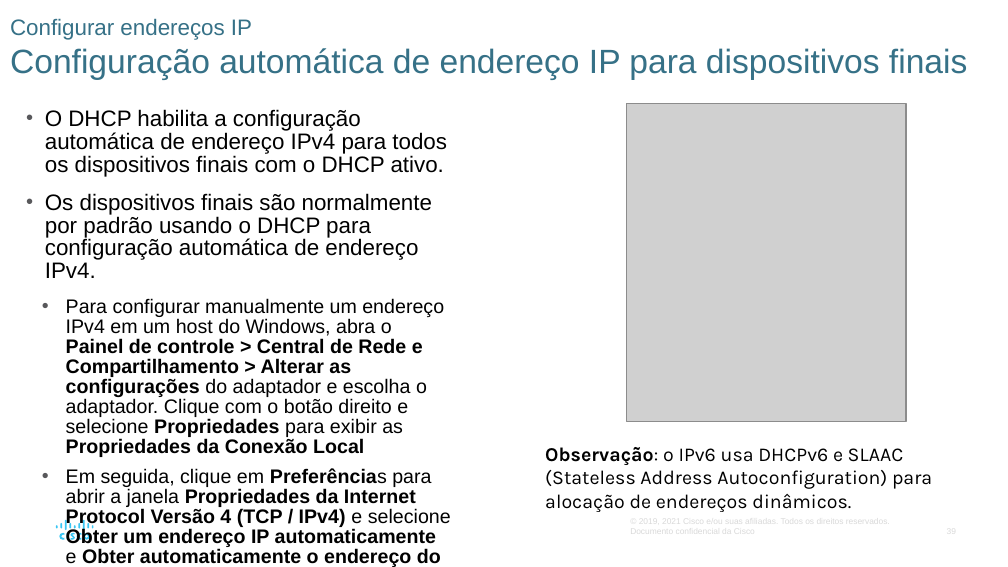
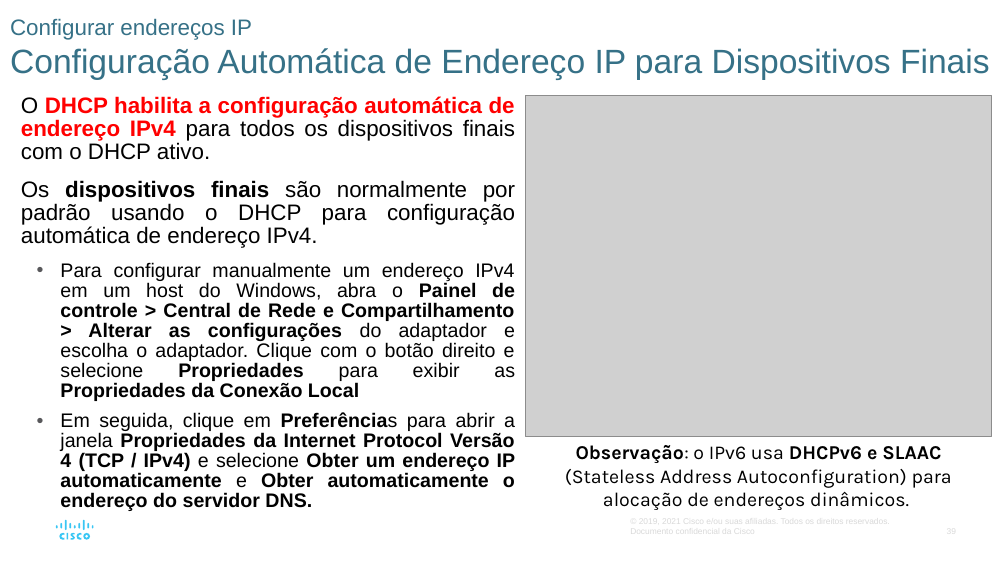
Before and after one commit to vaamonde/netacad, a slide deck: slide 39 of 02-CCNA-200-301-v7/01-CCNA-IntroducaoAsRedes-v7.02/01-Modulo01-PPTS/Modulo02-BasicoSwitchEndpoint.pptx. Drawn at 1008x567 pixels with LibreOffice and Linux fonts; fonts in the diff are those of the drawing; grey boxes stand for pictures. Boxes give left, top, right and bottom in pixels: in the first picture for what was removed or moved away, otherwise in the second. Text is boxed around its words. In the diff, an @@ line names an element or a change of style, - is before the commit and + after.

```diff
--- a/02-CCNA-200-301-v7/01-CCNA-IntroducaoAsRedes-v7.02/01-Modulo01-PPTS/Modulo02-BasicoSwitchEndpoint.pptx
+++ b/02-CCNA-200-301-v7/01-CCNA-IntroducaoAsRedes-v7.02/01-Modulo01-PPTS/Modulo02-BasicoSwitchEndpoint.pptx
@@ title at (10, 18, 990, 80): text changed @@
-Configurar endereços IP
-Configuração automática de endereço IP para dispositivos finais
+Configurar endereços IP
+Configuração Automática de Endereço IP para Dispositivos Finais
@@ text "O DHCP habilita a configuração ...": place and size @@
-text "O DHCP habilita a configuração ..." at (45, 109, 451, 567)
+text "O DHCP habilita a configuração ..." at (21, 96, 516, 511)
@@ text "O DHCP habilita a configuração ..." at (21, 96, 516, 511): text colour #000000 to #FF0000 in "DHCP habilita a configuração automática de endereço ..."; bold on in "DHCP habilita a configuração automática de endereço ...", "dispositivos finais"; alignment left to justified; bullet • to none @@
@@ picture: place and size @@
-picture at (626, 104, 906, 421)
+picture at (525, 96, 992, 437)
@@ text "Observação: o IPv6 usa DHCPv6 ...": place and size @@
-text "Observação: o IPv6 usa DHCPv6 ..." at (545, 447, 932, 512)
+text "Observação: o IPv6 usa DHCPv6 ..." at (565, 445, 952, 510)
@@ text "Observação: o IPv6 usa DHCPv6 ..." at (565, 445, 952, 510): bold on in "DHCPv6 e SLAAC"; alignment left to centre @@
```
Also in this commit, not shown: 28 other slides changed, 1 slide added, 29 other files.
